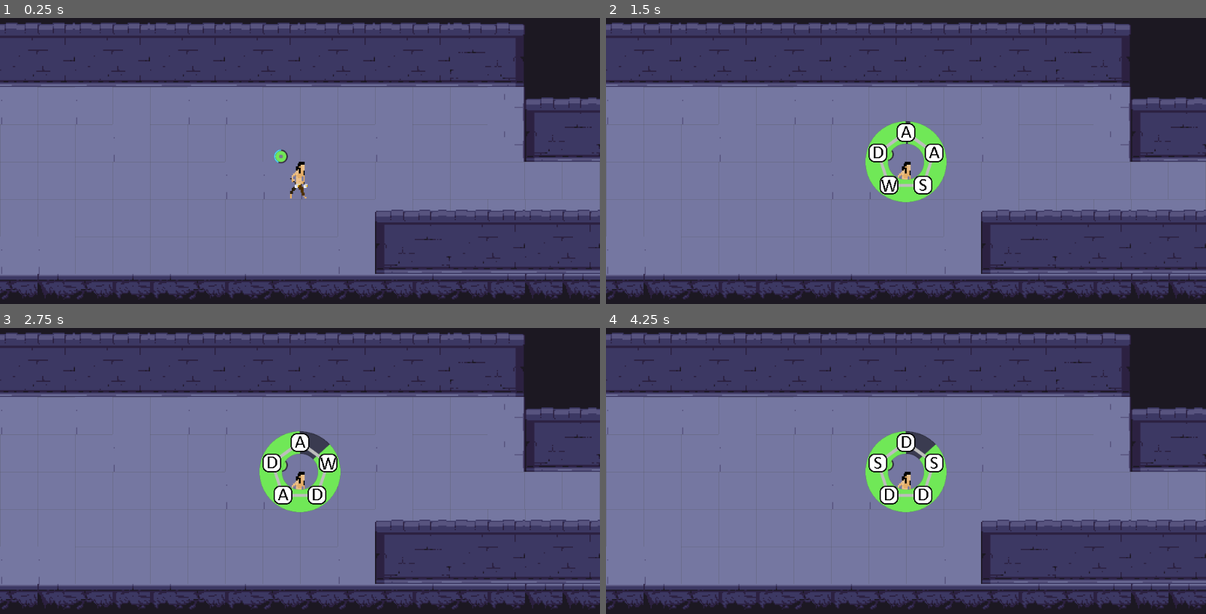
Above: before the commit, frames 1-4 (two rows, left to right).
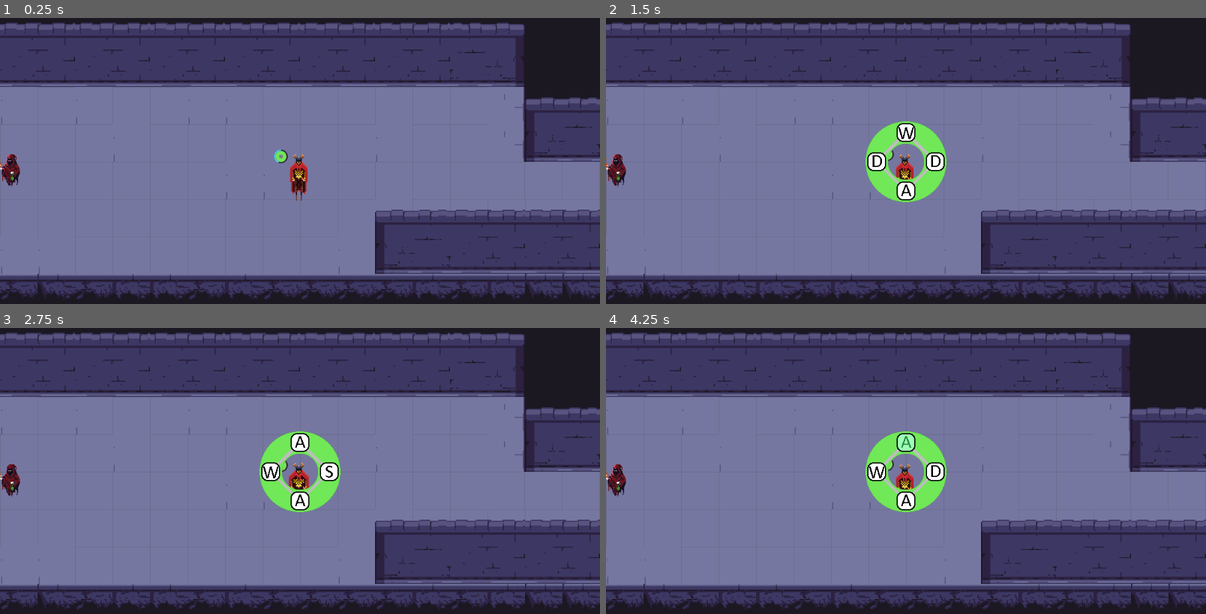
Above: after the commit, the same moments.

Repository: JoshMooney/Godot-Wild-Jam-17
Game: Godot game, scene res://Scenes/Sandbox.tscn
Same seed, same stepped clock (60 frames per second), same inputs: the game is played once before the commit and once after it.
Inputs:
- Up to frame 1 (0.25 s): no input
- Up to frame 2 (1.5 s): tap Enter (ui_accept) at 0.5, 1.35 s; hold Right (ui_right) 0.53-1.28 s; hold Enter (ui_accept) 0.53-1.28 s; tap Space (ui_select) at 0.6 s; hold Down (ui_down) from 1.28 s (still down)
- Up to frame 3 (2.75 s): tap Enter (ui_accept) at 1.52, 1.82 s; tap Space (ui_select) at 1.55, 2.1 s; release Down (ui_down) at 2.03 s; hold Right (ui_right) from 2.03 s (still down); hold Enter (ui_accept) from 2.03 s (still down)
- Up to frame 4 (4.25 s): release Right (ui_right) at 2.78 s; release Enter (ui_accept) at 2.78 s; hold Up (ui_up) 2.78-3.53 s; tap Space (ui_select) at 2.85 s; tap Enter (ui_accept) at 3.02, 3.32 s; hold Left (ui_left) from 3.53 s (still down); hold Enter (ui_accept) from 3.53 s (still down)

The runs differ from the first frame. In frame 1, 0.6% of the frame differs, in the area x 0-52%, y 47-64%; in frame 2, 1.7%; in frame 3, 1.9%; in frame 4, 2.0%, in the area x 0-57%, y 36-64%.

Commit message:
Cleaned up the moment added attacking Area2d's, skinned player with new sprite sheet with directions and attacks and started work on the enemy class

Diff:
--- /dev/null
+++ b/Enemy.gd
@@ -0,0 +1,56 @@
+extends KinematicBody2D
+
+const X_SPEED = 80
+const Y_SPEED = 80
+const DASH_BOOST = 40
+
+enum FUNC {
+	IDLE,
+	MOVE,
+	ATTACK
+}
+var attack_damage = 20
+var is_attacking = false
+var is_moving = false
+var direction = -1
+var velocity = Vector2(0, 0)
+var health = 50
+
+func _ready():
+	pass
+
+func _physics_process(delta):
+	pass
+
+func move():
+	if velocity.x > 0:
+		$AnimatedSprite.flip_h = true
+	elif velocity.x < 0:
+		$AnimatedSprite.flip_h = false
+
+func attack():
+	$AnimatedSprite.play("attack")
+	# Find Target
+
+	pass
+
+func hit(dmg):
+	health -= dmg
+	if health <= 0 :
+		die()
+	print('Enemy Hit')
+
+func die():
+	$AnimatedSprite.play("death")
+	$Hitbox.disabled = true
+
+func _on_DetectionArea_body_entered(body):
+	if body.is_in_group("Player"):
+		print("Player Detected")
+	pass
+
+
+func _on_DetectionArea_body_exited(body):
+	if body.is_in_group("Player"):
+		print("Player Lost")
+	pass
--- /dev/null
+++ b/Scenes/Enemy/Enemy.tscn
@@ -0,0 +1,123 @@
+[gd_scene load_steps=40 format=2]
+
+[ext_resource path="res://Enemy.gd" type="Script" id=1]
+[ext_resource path="res://Assets/wizard/death/tile002.png" type="Texture" id=2]
+[ext_resource path="res://Assets/wizard/death/tile001.png" type="Texture" id=3]
+[ext_resource path="res://Assets/wizard/attack/tile008.png" type="Texture" id=4]
+[ext_resource path="res://Assets/wizard/attack/tile009.png" type="Texture" id=5]
+[ext_resource path="res://Assets/wizard/dash/tile000.png" type="Texture" id=6]
+[ext_resource path="res://Assets/wizard/dash/tile001.png" type="Texture" id=7]
+[ext_resource path="res://Assets/wizard/attack/tile005.png" type="Texture" id=8]
+[ext_resource path="res://Assets/wizard/attack/tile006.png" type="Texture" id=9]
+[ext_resource path="res://Assets/wizard/dash/tile003.png" type="Texture" id=10]
+[ext_resource path="res://Assets/wizard/dash/tile002.png" type="Texture" id=11]
+[ext_resource path="res://Assets/wizard/dash/tile004.png" type="Texture" id=12]
+[ext_resource path="res://Assets/wizard/dash/tile005.png" type="Texture" id=13]
+[ext_resource path="res://Assets/wizard/death/tile000.png" type="Texture" id=14]
+[ext_resource path="res://Assets/wizard/idle/tile007.png" type="Texture" id=15]
+[ext_resource path="res://Assets/wizard/idle/tile008.png" type="Texture" id=16]
+[ext_resource path="res://Assets/wizard/attack/tile000.png" type="Texture" id=17]
+[ext_resource path="res://Assets/wizard/attack/tile001.png" type="Texture" id=18]
+[ext_resource path="res://Assets/wizard/attack/tile002.png" type="Texture" id=19]
+[ext_resource path="res://Assets/wizard/idle/tile009.png" type="Texture" id=20]
+[ext_resource path="res://Assets/wizard/attack/tile003.png" type="Texture" id=21]
+[ext_resource path="res://Assets/wizard/attack/tile004.png" type="Texture" id=22]
+[ext_resource path="res://Assets/wizard/idle/tile002.png" type="Texture" id=23]
+[ext_resource path="res://Assets/wizard/idle/tile003.png" type="Texture" id=24]
+[ext_resource path="res://Assets/wizard/idle/tile001.png" type="Texture" id=25]
+[ext_resource path="res://Assets/wizard/idle/tile004.png" type="Texture" id=26]
+[ext_resource path="res://Assets/wizard/idle/tile000.png" type="Texture" id=27]
+[ext_resource path="res://Assets/wizard/idle/tile005.png" type="Texture" id=28]
+[ext_resource path="res://Assets/wizard/idle/tile006.png" type="Texture" id=29]
+[ext_resource path="res://Assets/wizard/death/tile007.png" type="Texture" id=30]
+[ext_resource path="res://Assets/wizard/death/tile009.png" type="Texture" id=31]
+[ext_resource path="res://Assets/wizard/death/tile008.png" type="Texture" id=32]
+[ext_resource path="res://Assets/wizard/death/tile005.png" type="Texture" id=33]
+[ext_resource path="res://Assets/wizard/death/tile003.png" type="Texture" id=34]
+[ext_resource path="res://Assets/wizard/death/tile006.png" type="Texture" id=35]
+[ext_resource path="res://Assets/wizard/death/tile004.png" type="Texture" id=36]
+
+[sub_resource type="SpriteFrames" id=1]
+animations = [ {
+"frames": [ ExtResource( 28 ), ExtResource( 29 ), ExtResource( 15 ), ExtResource( 16 ), ExtResource( 20 ) ],
+"loop": true,
+"name": "idle",
+"speed": 5.0
+}, {
+"frames": [ ExtResource( 10 ), ExtResource( 12 ), ExtResource( 13 ), ExtResource( 10 ), ExtResource( 11 ) ],
+"loop": true,
+"name": "moving",
+"speed": 5.0
+}, {
+"frames": [ ExtResource( 27 ), ExtResource( 25 ), ExtResource( 23 ), ExtResource( 24 ), ExtResource( 26 ), ExtResource( 28 ) ],
+"loop": false,
+"name": "start_idle",
+"speed": 5.0
+}, {
+"frames": [ ExtResource( 17 ), ExtResource( 18 ), ExtResource( 19 ), ExtResource( 21 ), ExtResource( 22 ), ExtResource( 8 ), ExtResource( 9 ), ExtResource( 4 ), ExtResource( 5 ), ExtResource( 5 ), ExtResource( 5 ), ExtResource( 21 ), ExtResource( 19 ) ],
+"loop": true,
+"name": "attack",
+"speed": 8.0
+}, {
+"frames": [ ExtResource( 14 ), ExtResource( 3 ), ExtResource( 2 ), ExtResource( 34 ), ExtResource( 36 ), ExtResource( 33 ), ExtResource( 35 ), ExtResource( 30 ), ExtResource( 32 ), ExtResource( 31 ) ],
+"loop": false,
+"name": "death",
+"speed": 8.0
+}, {
+"frames": [ ExtResource( 6 ), ExtResource( 7 ), ExtResource( 11 ), ExtResource( 10 ) ],
+"loop": false,
+"name": "start_movement",
+"speed": 5.0
+}, {
+"frames": [ ExtResource( 10 ), ExtResource( 11 ), ExtResource( 7 ), ExtResource( 6 ) ],
+"loop": false,
+"name": "end_movement",
+"speed": 5.0
+} ]
+
+[sub_resource type="RectangleShape2D" id=2]
+extents = Vector2( 10.9299, 24.0182 )
+
+[sub_resource type="CircleShape2D" id=3]
+radius = 256.95
+
+[node name="Enemy" type="KinematicBody2D" groups=[
+"Enemy",
+]]
+scale = Vector2( 0.5, 0.5 )
+script = ExtResource( 1 )
+__meta__ = {
+"_edit_group_": true
+}
+
+[node name="AnimatedSprite" type="AnimatedSprite" parent="."]
+frames = SubResource( 1 )
+animation = "idle"
+frame = 2
+playing = true
+__meta__ = {
+"_edit_lock_": true
+}
+
+[node name="Hitbox" type="CollisionShape2D" parent="." groups=[
+"Hitbox",
+]]
+visible = false
+position = Vector2( -1.45995, -1.75194 )
+shape = SubResource( 2 )
+__meta__ = {
+"_edit_lock_": true
+}
+
+[node name="DetectionArea" type="Area2D" parent="." groups=[
+"Enemy",
+]]
+visible = false
+__meta__ = {
+"_edit_lock_": true
+}
+
+[node name="CollisionShape2D" type="CollisionShape2D" parent="DetectionArea"]
+shape = SubResource( 3 )
+[connection signal="body_entered" from="DetectionArea" to="." method="_on_DetectionArea_body_entered"]
+[connection signal="body_exited" from="DetectionArea" to="." method="_on_DetectionArea_body_exited"]
--- a/Scenes/Player/Player.gd
+++ b/Scenes/Player/Player.gd
@@ -11,22 +11,37 @@
 var is_dead = false
 var has_second_chance = true
 var second_chance_active = false
+var second_chance_hp = 20
+var looking_diection = Vector2(0, 0)
+
+var is_attacking = false
+var can_attack = true
+var player_damage = 50
 
 func _ready():
 	$HealthMeter.set_values(100, health)
 	$SecondChance.stop()
+	$AnimatedSprite.play("idle")
 
-	#$SecondChance.connect("second_chance_success", self, "_on_second_chance_success")
-	#$SecondChance.connect("second_chance_failed", self, "_on_second_chance_failed")
+	$Attack/Down_CollisionShape2D.disabled = true
+	$Attack/Up_CollisionShape2D.disabled = true
+	$Attack/Horizontal_CollisionShape2D.disabled = true
 	pass
 
 # Handle Second chance failed
 func _on_second_chance_failed():
+	second_chance_active = false
+	health += second_chance_hp
+	$HealthMeter.set_values(100, health)
+	$SecondChance.decrease_difficulty()
 	print('Second Chance Failed')
 
 # Handle Second Chance Successful
 func _on_second_chance_success():
 	second_chance_active = false
+	health += second_chance_hp
+	$HealthMeter.set_values(100, health)
+	$SecondChance.increase_difficulty()
 	print('Second Chance Successful')
 
 # Handles the Physics step for the player
@@ -36,25 +51,40 @@
 
 # Handles input for the player
 func pollInput():
-	if !second_chance_active:
+	if !second_chance_active && !is_attacking:
 		# Handle movement on X Axis
 		if Input.is_action_pressed("ui_right"):
 			direction = 1
 			velocity.x = X_SPEED
-			$Sprite.flip_h = false
+			$AnimatedSprite.play("run_right")
+			looking_diection = Vector2(1, 0)
 		elif Input.is_action_pressed("ui_left"):
 			direction = -1
 			velocity.x = -X_SPEED
-			$Sprite.flip_h = true
+			$AnimatedSprite.play("run_left")
+			looking_diection = Vector2(-1, 0)
 		else:
 			velocity.x = 0
+
+
 		# Handle movement on Y Axis
 		if Input.is_action_pressed("ui_up"):
 			velocity.y = -Y_SPEED
+			#$AnimatedSprite.play("run_up")
+			looking_diection = Vector2(0, -1)
 		elif Input.is_action_pressed("ui_down"):
 			velocity.y = Y_SPEED
+			#$AnimatedSprite.play("run_down")
+			looking_diection = Vector2(0, 1)
 		else:
 			velocity.y = 0
+
+		if Input.is_action_just_pressed("ui_select"):
+			velocity = Vector2(0, 0)
+			attack()
+
+	if velocity == Vector2(0, 0) && !is_attacking:
+		$AnimatedSprite.play("idle")
 
 	# Testing only
 	if Input.is_action_just_pressed("ui_accept"):
@@ -63,3 +93,38 @@
 
 func move():
 	velocity = move_and_slide(velocity)
+
+func attack():
+	is_attacking = true
+	if looking_diection.x != 0:
+		$Attack/Horizontal_CollisionShape2D.disabled = false
+		if looking_diection.x < 0:
+			$AnimatedSprite.play("attack_right")
+		elif looking_diection.x > 0:
+			$AnimatedSprite.play("attack_left")
+	elif looking_diection.y < 0:
+		$Attack/Up_CollisionShape2D.disabled = false
+		$AnimatedSprite.play("attack_up")
+	elif looking_diection.y > 0:
+		$Attack/Down_CollisionShape2D.disabled = false
+		$AnimatedSprite.play("attack_down")
+
+func hit(dmg):
+	health -= dmg
+	$HealthMeter.set_values(100, health)
+
+func _on_AttackTimer_timeout():
+	can_attack = false
+
+
+func _on_AnimatedSprite_animation_finished():
+	if "attack_" in $AnimatedSprite.animation:
+		$AttackTimer.start()
+		$Attack/Down_CollisionShape2D.disabled = true
+		$Attack/Up_CollisionShape2D.disabled = true
+		$Attack/Horizontal_CollisionShape2D.disabled = true
+		is_attacking = false
+
+func _on_Attack_body_entered(body):
+	if body.is_in_group("Enemy"):
+		body.hit(player_damage)
--- a/Scenes/Player/Player.tscn
+++ b/Scenes/Player/Player.tscn
@@ -1,25 +1,136 @@
-[gd_scene load_steps=6 format=2]
+[gd_scene load_steps=48 format=2]
 
 [ext_resource path="res://Scenes/Player/Player.gd" type="Script" id=1]
-[ext_resource path="res://Assets/axe bandit idle.png" type="Texture" id=2]
+[ext_resource path="res://Assets/player/knight iso char_run up_3.png" type="Texture" id=2]
 [ext_resource path="res://Scenes/Second Chance/HealthMeter.tscn" type="PackedScene" id=3]
 [ext_resource path="res://Scenes/Second Chance/SecondChance.tscn" type="PackedScene" id=4]
+[ext_resource path="res://Assets/player/knight iso char_run left_0.png" type="Texture" id=5]
+[ext_resource path="res://Assets/player/knight iso char_run left_1.png" type="Texture" id=6]
+[ext_resource path="res://Assets/player/knight iso char_idle_0.png" type="Texture" id=7]
+[ext_resource path="res://Assets/player/knight iso char_run right_0.png" type="Texture" id=8]
+[ext_resource path="res://Assets/player/knight iso char_slice down_0.png" type="Texture" id=9]
+[ext_resource path="res://Assets/player/knight iso char_slice down_2.png" type="Texture" id=10]
+[ext_resource path="res://Assets/player/knight iso char_run left_5.png" type="Texture" id=11]
+[ext_resource path="res://Assets/player/knight iso char_run left_2.png" type="Texture" id=12]
+[ext_resource path="res://Assets/player/knight iso char_run down_1.png" type="Texture" id=13]
+[ext_resource path="res://Assets/player/knight iso char_run up_0.png" type="Texture" id=14]
+[ext_resource path="res://Assets/player/knight iso char_run right_3.png" type="Texture" id=15]
+[ext_resource path="res://Assets/player/knight iso char_run left_3.png" type="Texture" id=16]
+[ext_resource path="res://Assets/player/knight iso char_slice left_1.png" type="Texture" id=17]
+[ext_resource path="res://Assets/player/knight iso char_run down_0.png" type="Texture" id=18]
+[ext_resource path="res://Assets/player/knight iso char_run down_4.png" type="Texture" id=19]
+[ext_resource path="res://Assets/player/knight iso char_slice down_1.png" type="Texture" id=20]
+[ext_resource path="res://Assets/player/knight iso char_slice left_0.png" type="Texture" id=21]
+[ext_resource path="res://Assets/player/knight iso char_run down_3.png" type="Texture" id=22]
+[ext_resource path="res://Assets/player/knight iso char_run down_2.png" type="Texture" id=23]
+[ext_resource path="res://Assets/player/knight iso char_run left_4.png" type="Texture" id=24]
+[ext_resource path="res://Assets/player/knight iso char_idle_3.png" type="Texture" id=25]
+[ext_resource path="res://Assets/player/knight iso char_run right_2.png" type="Texture" id=26]
+[ext_resource path="res://Assets/player/knight iso char_run up_1.png" type="Texture" id=27]
+[ext_resource path="res://Assets/player/knight iso char_idle_2.png" type="Texture" id=28]
+[ext_resource path="res://Assets/player/knight iso char_idle_1.png" type="Texture" id=29]
+[ext_resource path="res://Assets/player/knight iso char_run right_4.png" type="Texture" id=30]
+[ext_resource path="res://Assets/player/knight iso char_run right_5.png" type="Texture" id=31]
+[ext_resource path="res://Assets/player/knight iso char_run right_1.png" type="Texture" id=32]
+[ext_resource path="res://Assets/player/knight iso char_run up_2.png" type="Texture" id=33]
+[ext_resource path="res://Assets/player/knight iso char_run up_4.png" type="Texture" id=34]
+[ext_resource path="res://Assets/player/knight iso char_slice up_2.png" type="Texture" id=35]
+[ext_resource path="res://Assets/player/knight iso char_slice up_0.png" type="Texture" id=36]
+[ext_resource path="res://Assets/player/knight iso char_slice right_0.png" type="Texture" id=37]
+[ext_resource path="res://Assets/player/knight iso char_slice right_2.png" type="Texture" id=38]
+[ext_resource path="res://Assets/player/knight iso char_slice left_2.png" type="Texture" id=39]
+[ext_resource path="res://Assets/player/knight iso char_slice right_1.png" type="Texture" id=40]
+[ext_resource path="res://Assets/player/knight iso char_slice up_1.png" type="Texture" id=41]
 
-[sub_resource type="RectangleShape2D" id=1]
+[sub_resource type="SpriteFrames" id=1]
+animations = [ {
+"frames": [ ExtResource( 7 ), ExtResource( 29 ), ExtResource( 28 ), ExtResource( 25 ) ],
+"loop": true,
+"name": "idle",
+"speed": 7.0
+}, {
+"frames": [ ExtResource( 18 ), ExtResource( 13 ), ExtResource( 23 ), ExtResource( 22 ), ExtResource( 19 ) ],
+"loop": true,
+"name": "run_down",
+"speed": 7.0
+}, {
+"frames": [ ExtResource( 5 ), ExtResource( 6 ), ExtResource( 12 ), ExtResource( 16 ), ExtResource( 24 ), ExtResource( 11 ) ],
+"loop": true,
+"name": "run_left",
+"speed": 7.0
+}, {
+"frames": [ ExtResource( 8 ), ExtResource( 32 ), ExtResource( 26 ), ExtResource( 15 ), ExtResource( 30 ), ExtResource( 31 ) ],
+"loop": true,
+"name": "run_right",
+"speed": 7.0
+}, {
+"frames": [ ExtResource( 21 ), ExtResource( 17 ), ExtResource( 39 ) ],
+"loop": false,
+"name": "attack_left",
+"speed": 7.0
+}, {
+"frames": [ ExtResource( 36 ), ExtResource( 41 ), ExtResource( 35 ) ],
+"loop": false,
+"name": "attack_up",
+"speed": 7.0
+}, {
+"frames": [ ExtResource( 37 ), ExtResource( 40 ), ExtResource( 38 ) ],
+"loop": false,
+"name": "attack_right",
+"speed": 7.0
+}, {
+"frames": [ ExtResource( 14 ), ExtResource( 27 ), ExtResource( 33 ), ExtResource( 2 ), ExtResource( 34 ) ],
+"loop": true,
+"name": "run_up",
+"speed": 7.0
+}, {
+"frames": [ ExtResource( 9 ), ExtResource( 20 ), ExtResource( 10 ) ],
+"loop": false,
+"name": "attack_down",
+"speed": 7.0
+} ]
+
+[sub_resource type="RectangleShape2D" id=2]
 extents = Vector2( 10, 12.6939 )
 
-[node name="Player" type="KinematicBody2D"]
+[sub_resource type="RectangleShape2D" id=4]
+extents = Vector2( 17.8307, 7.73406 )
+
+[sub_resource type="RectangleShape2D" id=5]
+extents = Vector2( 17.1983, 7.73405 )
+
+[sub_resource type="RectangleShape2D" id=6]
+extents = Vector2( 16.7766, 10 )
+
+[sub_resource type="RectangleShape2D" id=7]
+extents = Vector2( 5.18171, 13.8477 )
+
+[node name="Player" type="KinematicBody2D" groups=[
+"Player",
+]]
 scale = Vector2( 1.25, 1.25 )
 script = ExtResource( 1 )
 
-[node name="Sprite" type="Sprite" parent="."]
-position = Vector2( -1.25609, 8.03896 )
-texture = ExtResource( 2 )
+[node name="AnimatedSprite" type="AnimatedSprite" parent="." groups=[
+"Player",
+]]
+position = Vector2( -0.421631, 10.9625 )
+scale = Vector2( 0.4, 0.4 )
+frames = SubResource( 1 )
+animation = "idle"
+frame = 3
+playing = true
+__meta__ = {
+"_edit_lock_": true
+}
 
 [node name="FeetColisionShape" type="CollisionShape2D" parent="."]
 position = Vector2( -1.29876, 23.1741 )
 scale = Vector2( 0.6, 0.25 )
-shape = SubResource( 1 )
+shape = SubResource( 2 )
+__meta__ = {
+"_edit_lock_": true
+}
 
 [node name="Camera2D" type="Camera2D" parent="."]
 current = true
@@ -31,3 +142,45 @@
 scale = Vector2( 0.25, 0.25 )
 
 [node name="SecondChance" parent="." instance=ExtResource( 4 )]
+
+[node name="Attack" type="Area2D" parent="."]
+visible = false
+position = Vector2( 0.421631, 2.74061 )
+
+[node name="Up_CollisionShape2D" type="CollisionShape2D" parent="Attack"]
+shape = SubResource( 4 )
+__meta__ = {
+"_edit_lock_": true
+}
+
+[node name="Down_CollisionShape2D" type="CollisionShape2D" parent="Attack"]
+position = Vector2( -0.632446, 11.8057 )
+shape = SubResource( 5 )
+__meta__ = {
+"_edit_lock_": true
+}
+
+[node name="Horizontal_CollisionShape2D" type="CollisionShape2D" parent="Attack"]
+position = Vector2( -1.26489, 11.1733 )
+shape = SubResource( 6 )
+__meta__ = {
+"_edit_lock_": true
+}
+
+[node name="MagicTimer" type="Timer" parent="."]
+one_shot = true
+
+[node name="AttackTimer" type="Timer" parent="."]
+one_shot = true
+
+[node name="Hitbox" type="Area2D" parent="." groups=[
+"Hitbox",
+]]
+visible = false
+
+[node name="CollisionShape2D" type="CollisionShape2D" parent="Hitbox"]
+position = Vector2( -1.26491, 11.3841 )
+shape = SubResource( 7 )
+[connection signal="animation_finished" from="AnimatedSprite" to="." method="_on_AnimatedSprite_animation_finished"]
+[connection signal="body_entered" from="Attack" to="." method="_on_Attack_body_entered"]
+[connection signal="timeout" from="AttackTimer" to="." method="_on_AttackTimer_timeout"]
--- a/Scenes/Sandbox.tscn
+++ b/Scenes/Sandbox.tscn
@@ -1,9 +1,10 @@
-[gd_scene load_steps=13 format=2]
+[gd_scene load_steps=14 format=2]
 
 [ext_resource path="res://Assets/Dungeon1.png" type="Texture" id=1]
 [ext_resource path="res://Assets/Dungeon1_v2.png" type="Texture" id=2]
 [ext_resource path="res://Scenes/Player/Player.tscn" type="PackedScene" id=3]
 [ext_resource path="res://Scenes/Tilemap/DungeonTileset_v5.tres" type="TileSet" id=4]
+[ext_resource path="res://Scenes/Enemy/Enemy.tscn" type="PackedScene" id=5]
 
 [sub_resource type="RectangleShape2D" id=1]
 extents = Vector2( 10, 16.3522 )
@@ -566,16 +567,25 @@
 cell_size = Vector2( 32, 32 )
 format = 1
 tile_data = PoolIntArray( -327692, 2, 0, -327691, 2, 0, -327690, 2, 0, -327689, 2, 0, -327688, 2, 0, -327687, 2, 0, -32 …(3582 unchanged characters)…
+__meta__ = {
+"_edit_lock_": true
+}
 
 [node name="DungeonTileMap" type="TileMap" parent="."]
 tile_set = SubResource( 8 )
 cell_size = Vector2( 32, 32 )
 format = 1
 tile_data = PoolIntArray( -262155, 536870914, 0, -262154, 536870914, 0, -262153, 536870914, 0, -262152, 536870914, 0, - …(4261 unchanged characters)…
+__meta__ = {
+"_edit_lock_": true
+}
 
 [node name="YSort" type="YSort" parent="."]
 
 [node name="Player" parent="YSort" instance=ExtResource( 3 )]
+
+[node name="Enemy" parent="YSort" instance=ExtResource( 5 )]
+position = Vector2( -244.979, 7.29973 )
 
 [node name="WallTileMap" type="TileMap" parent="YSort"]
 tile_set = ExtResource( 4 )
@@ -583,3 +593,6 @@
 cell_y_sort = true
 format = 1
 tile_data = PoolIntArray( -196618, 0, 0, -196616, 1, 0, -196614, 1, 0, -196612, 1, 0, -196610, 1, 0, -262144, 1, 0, -26 …(292 unchanged characters)…
+__meta__ = {
+"_edit_lock_": true
+}
--- a/SecondChance.gd
+++ b/SecondChance.gd
@@ -19,6 +19,15 @@
 	S,
 	D
 }
+enum DIFF {
+	DEBUG,
+	SIMPLE
+	EASY,
+	MED,
+	HARD,
+	V_HARD
+}
+var current_difficuly
 
 var key_list = []
 var key_instances = []
@@ -31,10 +40,12 @@
 var min_angle = -1.6
 var max_angle = 4.7
 var current_angle
+var default_diff = DIFF.EASY
 
 var second_chance_timer_length
 
 func _ready():
+	current_difficuly = default_diff
 	second_chance_timer_length = $SecondChanceTimer.wait_time
 	#start()		# Execute to run in its own scene
 	connect("second_chance_success", get_parent(), "_on_second_chance_success")
@@ -47,6 +58,10 @@
 	self.set_process_input(false)
 	self.hide()
 
+func set_difficulty(diff):
+	current_difficuly = diff
+	current_difficuly = clamp(current_difficuly, DIFF.SIMPLE, DIFF.V_HARD)
+
 func start():
 	key_index = 0
 	failed = false
@@ -54,6 +69,8 @@
 	self.set_process(true)
 	self.set_physics_process(true)
 	self.set_process_input(true)
+
+	active_difficulty(current_difficuly)
 
 	randomize()
 	show()
@@ -62,6 +79,41 @@
 	place_keys()
 	updateTimerBar()
 	$SecondChanceTimer.start(second_chance_timer_offset)
+
+func increase_difficulty():
+	current_difficuly += 1
+	set_difficulty(current_difficuly)
+
+func decrease_difficulty():
+	current_difficuly -= 1
+	set_difficulty(current_difficuly)
+
+func active_difficulty(current_difficuly):
+	match current_difficuly:
+		DIFF.DEBUG:
+			items = 3
+			$SecondChanceTimer.set_wait_time(10)
+			print('Second Chance: Difficulty is Simple')
+		DIFF.SIMPLE:
+			items = 4
+			$SecondChanceTimer.set_wait_time(7)
+			print('Second Chance: Difficulty is Easy')
+		DIFF.EASY:
+			items = 4
+			$SecondChanceTimer.set_wait_time(6)
+			print('Second Chance: Difficulty is Medium')
+		DIFF.MED:
+			items = 5
+			$SecondChanceTimer.set_wait_time(6)
+			print('Second Chance: Difficulty is Medium')
+		DIFF.HARD:
+			items = 5
+			$SecondChanceTimer.set_wait_time(5)
+			print('Second Chance: Difficulty is Hard')
+		DIFF.V_HARD:
+			items = 6
+			$SecondChanceTimer.set_wait_time(5)
+			print('Second Chance: Difficulty is Very Hard')
 
 func place_keys():
 	for key in key_instances:
@@ -115,11 +167,13 @@
 			check_key("D")
 
 func success():
+	$SecondChanceTimer.stop()
 	emit_signal("second_chance_success")
 	hide()
 	key_index = 0
 
 func failed():
+	stop()
 	emit_signal("second_chance_failed")
 
 func check_key(pressed_key):
--- a/project.godot
+++ b/project.godot
@@ -21,6 +21,13 @@
 
 [input]
 
+ui_accept={
+"deadzone": 0.5,
+"events": [ Object(InputEventKey,"resource_local_to_scene":false,"resource_name":"","device":0,"alt":false,"shift":false,"control":false,"meta":false,"command":false,"pressed":false,"scancode":16777221,"unicode":0,"echo":false,"script":null)
+, Object(InputEventKey,"resource_local_to_scene":false,"resource_name":"","device":0,"alt":false,"shift":false,"control":false,"meta":false,"command":false,"pressed":false,"scancode":16777222,"unicode":0,"echo":false,"script":null)
+, Object(InputEventJoypadButton,"resource_local_to_scene":false,"resource_name":"","device":0,"button_index":0,"pressure":0.0,"pressed":false,"script":null)
+ ]
+}
 ui_left={
 "deadzone": 0.5,
 "events": [ Object(InputEventKey,"resource_local_to_scene":false,"resource_name":"","device":0,"alt":false,"shift":false,"control":false,"meta":false,"command":false,"pressed":false,"scancode":16777231,"unicode":0,"echo":false,"script":null)
Binary file added: Assets/64c34019488005.562db42c34ddf.jpg
Not shown, added: Assets/64c34019488005.562db42c34ddf.jpg.import
Binary file added: Assets/Birdmna_SpriteSHeet/BirdMan_Sprite_Preview.gif
Binary file added: Assets/Skeleton_SpriteSheet/Skeleton_Sprite_Preview.gif
Binary file added: Assets/hit_animations/balls.png
Not shown, added: Assets/hit_animations/balls.png.import
Binary file added: Assets/hit_animations/blast01.png
Not shown, added: Assets/hit_animations/blast01.png.import
Binary file added: Assets/hit_animations/blast01_green.png
Not shown, added: Assets/hit_animations/blast01_green.png.import
Binary file added: Assets/hit_animations/blast01_orange.png
Not shown, added: Assets/hit_animations/blast01_orange.png.import
(and 255 more such lines)
